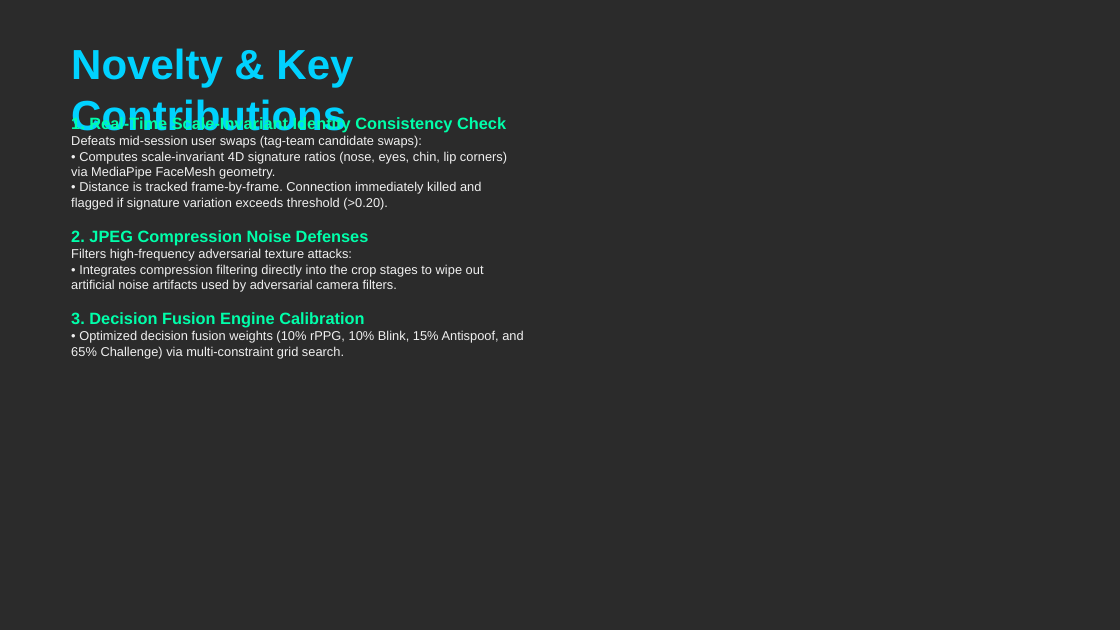
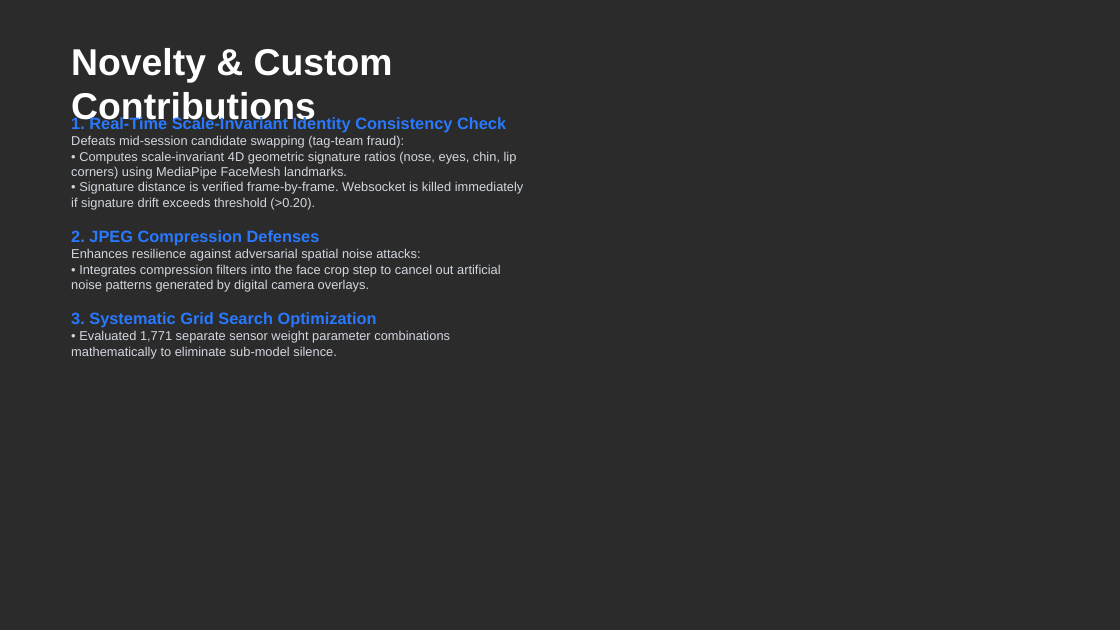
Before and after one commit to sthavirpunwatkar/SHIELD-Secure-Human-Identity-Liveness-Evaluation-Detection, a slide deck: slide 5 of reports/cdac_project_review.pptx. Drawn at 1120x630 pixels with LibreOffice and Linux fonts; fonts in the diff are those of the drawing; background and template pictures are left out; a plain dark background stands for a picture behind light text. Boxes give left, top, right and bottom in pixels: in the first picture for what was removed or moved away, otherwise in the second. Text is boxed around its words. In the diff, an @@ line names an element or a change of style, - is before the commit and + after.

Commit message:
docs: Rewrite slides text and update colors to minimal industry-standard corporate slate blue

```diff
--- a/reports/cdac_project_review.pptx
+++ b/reports/cdac_project_review.pptx
@@ text at <box>71,48,393,127</box>: text changed; size 36 to 32 pt; text colour #00D2FF to #FFFFFF @@
-Novelty & Key Contributions
+Novelty & Custom Contributions
@@ text at <box>71,116,506,133</box>: text colour #00FFAA to #2979FF in "1. Real-Time Scale-Invariant Identity Consistency Check" @@
@@ text at <box>71,135,524,359</box>: text changed; text colour #F0F0F0 to #D2D7DF @@
-Defeats mid-session user swaps (tag-team candidate swaps):
-• Computes scale-invariant 4D signature ratios (nose, eyes, chin, lip corners) via MediaPipe FaceMesh geometry.
-• Distance is tracked frame-by-frame. Connection immediately killed and flagged if signature variation exceeds threshold (>0.20).
-2. JPEG Compression Noise Defenses
-Filters high-frequency adversarial texture attacks:
-• Integrates compression filtering directly into the crop stages to wipe out artificial noise artifacts used by adversarial camera filters.
-3. Decision Fusion Engine Calibration
-• Optimized decision fusion weights (10% rPPG, 10% Blink, 15% Antispoof, and 65% Challenge) via multi-constraint grid search.
+Defeats mid-session candidate swapping (tag-team fraud):
+• Computes scale-invariant 4D geometric signature ratios (nose, eyes, chin, lip corners) using MediaPipe FaceMesh landmarks.
+• Signature distance is verified frame-by-frame. Websocket is killed immediately if signature drift exceeds threshold (>0.20).
+2. JPEG Compression Defenses
+Enhances resilience against adversarial spatial noise attacks:
+• Integrates compression filters into the face crop step to cancel out artificial noise patterns generated by digital camera overlays.
+3. Systematic Grid Search Optimization
+• Evaluated 1,771 separate sensor weight parameter combinations mathematically to eliminate sub-model silence.
```
Also in this commit, not shown: 5 other slides changed, 4 other files.
